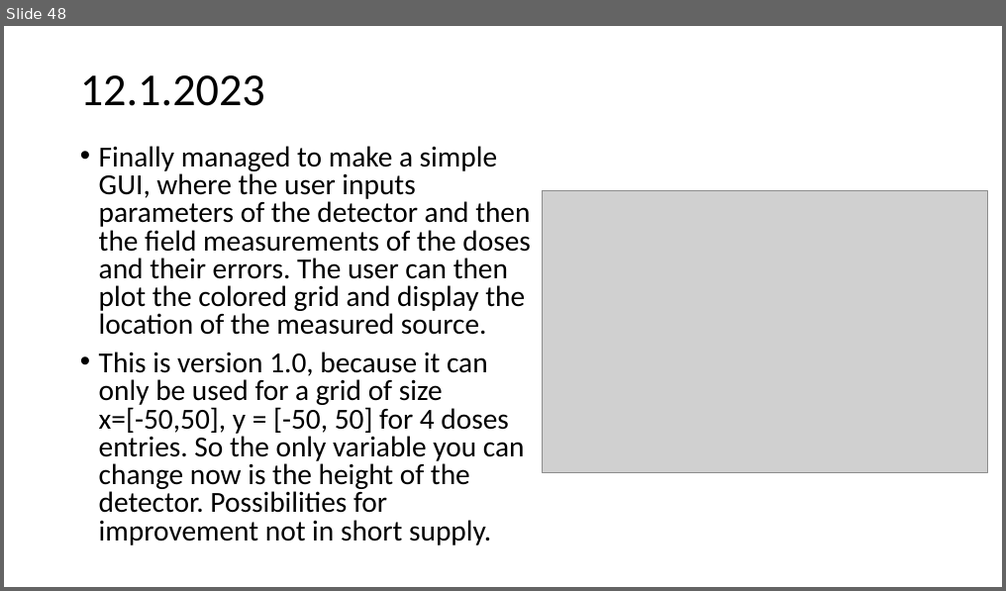
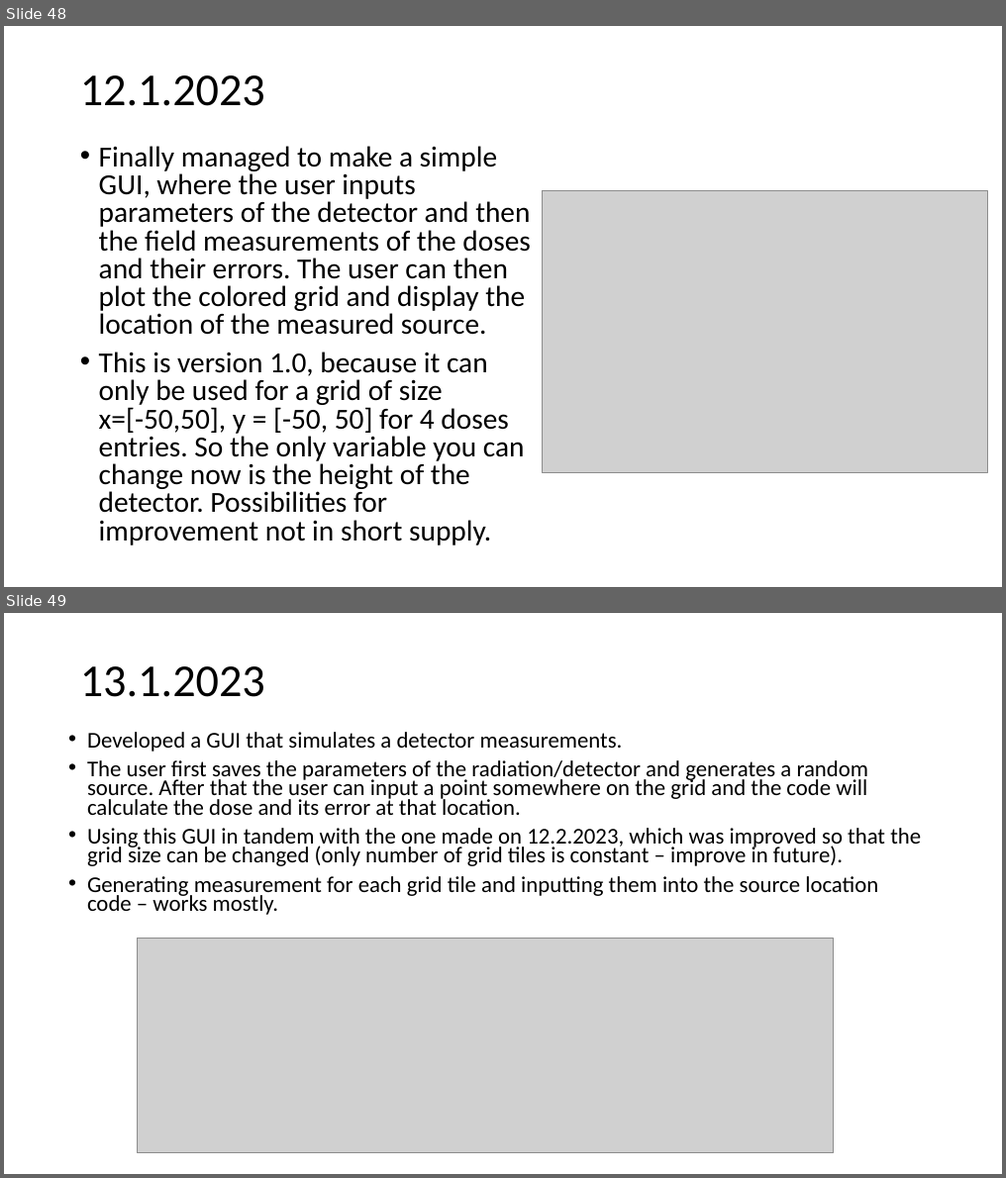
Before and after one commit to urhtrinko/DroneRadioactivity_student_job, a slide deck: reports/work_diary.pptx. Shown one above the other, each under a label of ours: slide 48 before the commit, slides 48 and 49 after it. The pictures are 1006x591 and 1006x1178 pixels, drawn with LibreOffice and Linux fonts; fonts in the diff are those of the drawing; grey boxes stand for pictures. Boxes give left, top, right and bottom in pixels: in the first picture for what was removed or moved away, otherwise in the second. Text is boxed around its words. In the diff, an @@ line names an element or a change of style, - is before the commit and + after.

```diff
--- a/reports/work_diary.pptx
+++ b/reports/work_diary.pptx
@@ slide 49 added at [4,613,1002,1174], background #FFFFFF @@
@@ title added at [80,666,265,697], 44 pt, text #000000 @@
+13.1.2023
@@ text added at [87,732,921,915], 21.7 pt, text #000000 @@
+• Developed a GUI that simulates a detector measurements.
+• The user first saves the parameters of the radiation/detector and generates a random source. After that the user can input a point somewhere on the grid and the code will calculate the dose and its error at that location.
+• Using this GUI in tandem with the one made on 12.2.2023, which was improved so that the grid size can be changed (only number of grid tiles is constant – improve in future).
+• Generating measurement for each grid tile and inputting them into the source location code – works mostly.
@@ picture added at [137,938,834,1154] @@
```
